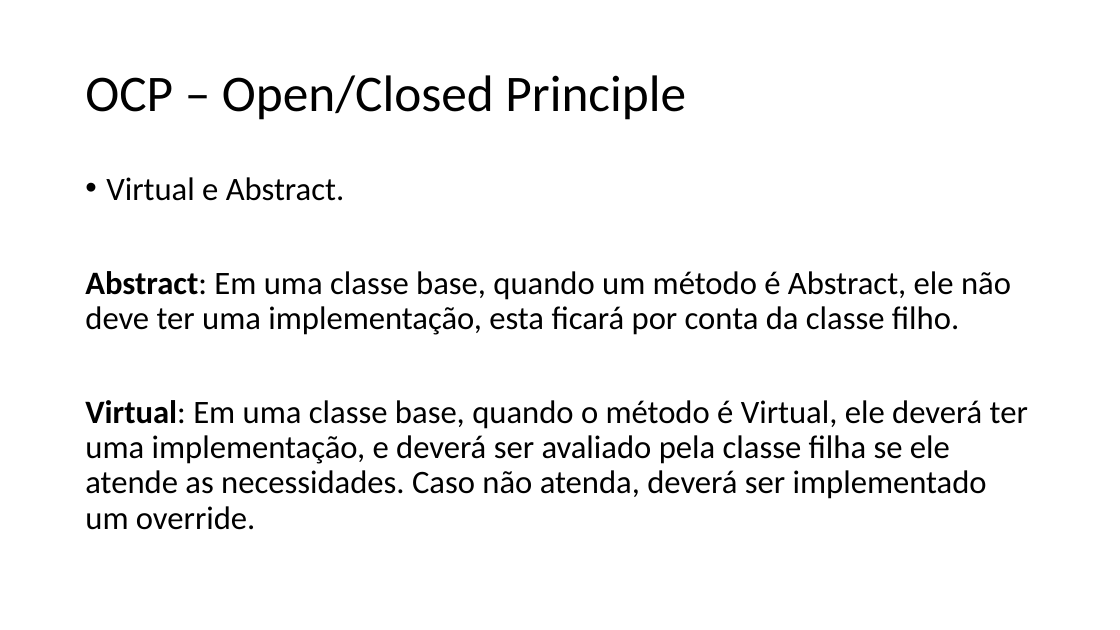
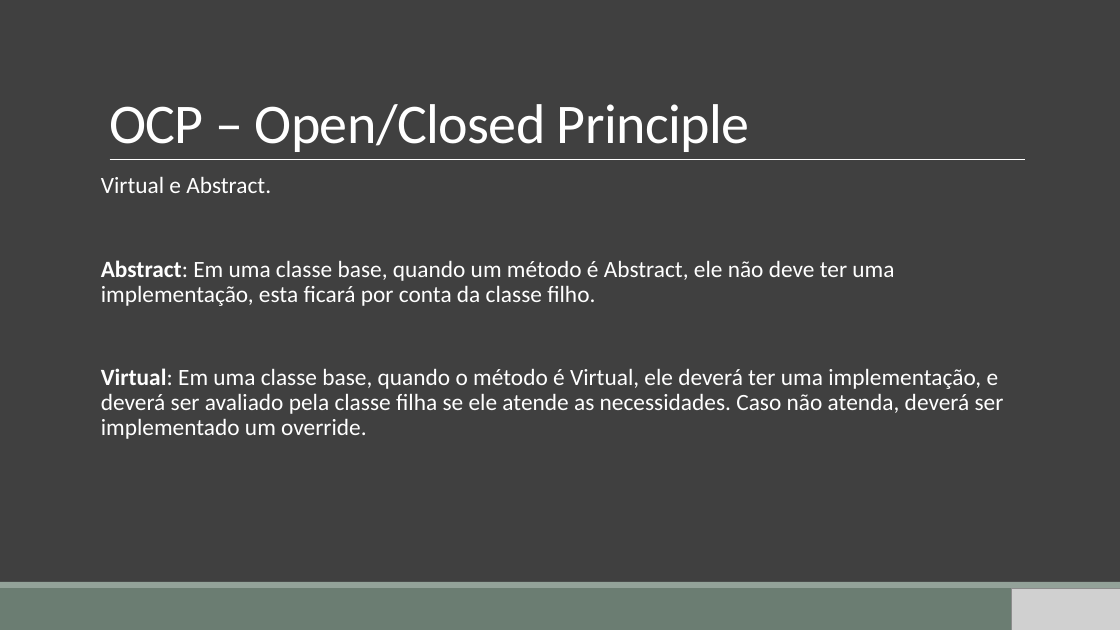
Before and after one commit to gemvane/Palestra-Solid, a slide deck: slide 17 of SOLID.pptx (slide 11 before the commit). Drawn at 1120x630 pixels with LibreOffice and Linux fonts; fonts in the diff are those of the drawing; grey boxes stand for pictures. Boxes give left, top, right and bottom in pixels: in the first picture for what was removed or moved away, otherwise in the second. Text is boxed around its words. In the diff, an @@ line names an element or a change of style, - is before the commit and + after.

Commit message:
Update: Atualização de Layout

```diff
--- a/SOLID.pptx
+++ b/SOLID.pptx
@@ background #FFFFFF to #404040 @@
@@ title "OCP – Open/Closed Principle" moved from (x1=85, y1=75, x2=686, y2=120) to (x1=109, y1=104, x2=750, y2=152) @@
@@ title "OCP – Open/Closed Principle" at (x1=109, y1=104, x2=750, y2=152): size 44 to 48 pt, text colour #000000 to #FFFFFF, letter spacing 0 to -0.5 pt; line spacing 0.9 to 0.85; vertical alignment middle to bottom @@
@@ text "Virtual e Abstract." moved from (x1=85, y1=177, x2=1028, y2=530) to (x1=101, y1=177, x2=1004, y2=439) @@
@@ text "Virtual e Abstract." at (x1=101, y1=177, x2=1004, y2=439): size 28 to 20 pt, text colour #000000 to #FFFFFF; bullet • to none; more space between paragraphs @@
@@ line added from (110, 160) to (1026, 160), #FFFFFF 0.5 pt @@
@@ rectangle added at (x1=0, y1=588, x2=1120, y2=630), fill #6B7D72 @@
@@ rectangle added at (x1=0, y1=582, x2=1120, y2=588), fill #93A299 @@
@@ picture added at (x1=1012, y1=588, x2=1120, y2=630) @@
```
Also in this commit, not shown: 24 other slides changed, 22 slides added, 3 slides removed.
